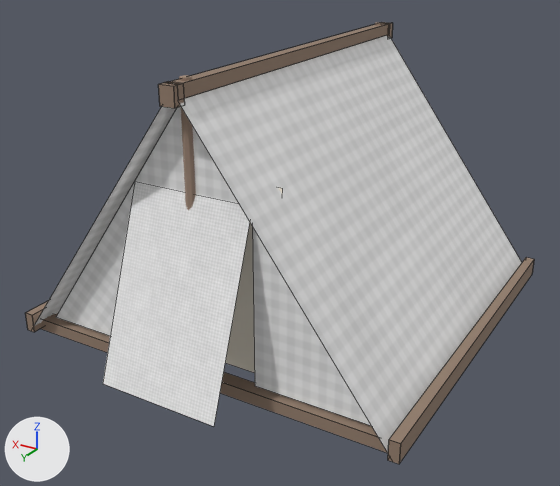
The Blender file camping-assets/camping/tent.blend as it was, and as the next commit left it.
Camera for both pictures: a camera (50 mm lens) standing at (-3.11, 5.49, 3.29) and looking at (-0.02, 0.36, 0.72). Every picture has the same lights, and +X, +Y and +Z are marked at lower left. The picture after the commit comes second. Mesh edges are drawn as thin lines on the coarser meshes.

The first picture shows 'Tent_Body', 'Tent_Flap', 'Tent_Inner', 'Tent_Poles'.
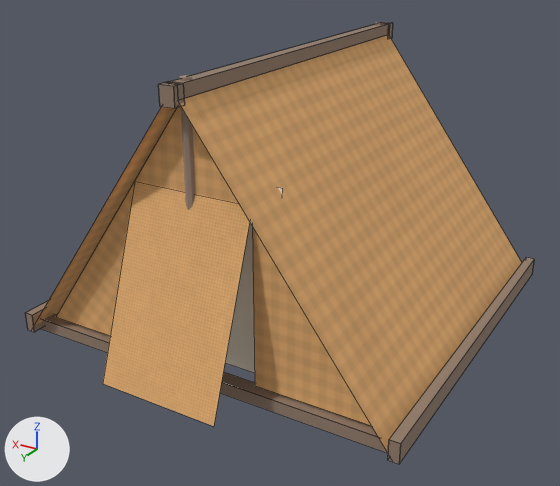
The change, as a list of edits to the scene's bpy script:
```text
Change mat_m_tentorange:
    add n4 = _N.new('ShaderNodeRGB'); n4.name = 'Color'
    add n4.outputs[0].default_value = (0.878, 0.478, 0.184, 1.0)  # 'Color', orange #f1b877
    add n5 = _N.new('ShaderNodeMix'); n5.name = 'Mix'
    add n5.data_type = 'RGBA'
    add n5.blend_type = 'MULTIPLY'
    add n5.inputs[0].default_value = 1.0  # 'Factor'
    where n2 = _N.new('ShaderNodeTexImage'); n2.name = 'Image Texture'
    where n0 = _N.new('ShaderNodeBsdfPrincipled'); n0.name = 'Principled BSDF'
    remove _L.new(n2.outputs[0], n0.inputs[0])  # 'Color' to 'Base Color'
    add _L.new(n2.outputs[0], n5.inputs[6])  # 'Color' to 'A'
    add _L.new(n4.outputs[0], n5.inputs[7])  # 'Color' to 'B'
    add _L.new(n5.outputs[2], n0.inputs[0])  # 'Result' to 'Base Color'
```

Boxes (x1, y1, x2, y2) around the edits, measured in the pictures (560 x 486 px):
'Tent_Body', recoloured (grey to orange): (31, 33, 524, 454) in both
'Tent_Flap', recoloured (white to orange): (103, 182, 250, 426) in both
